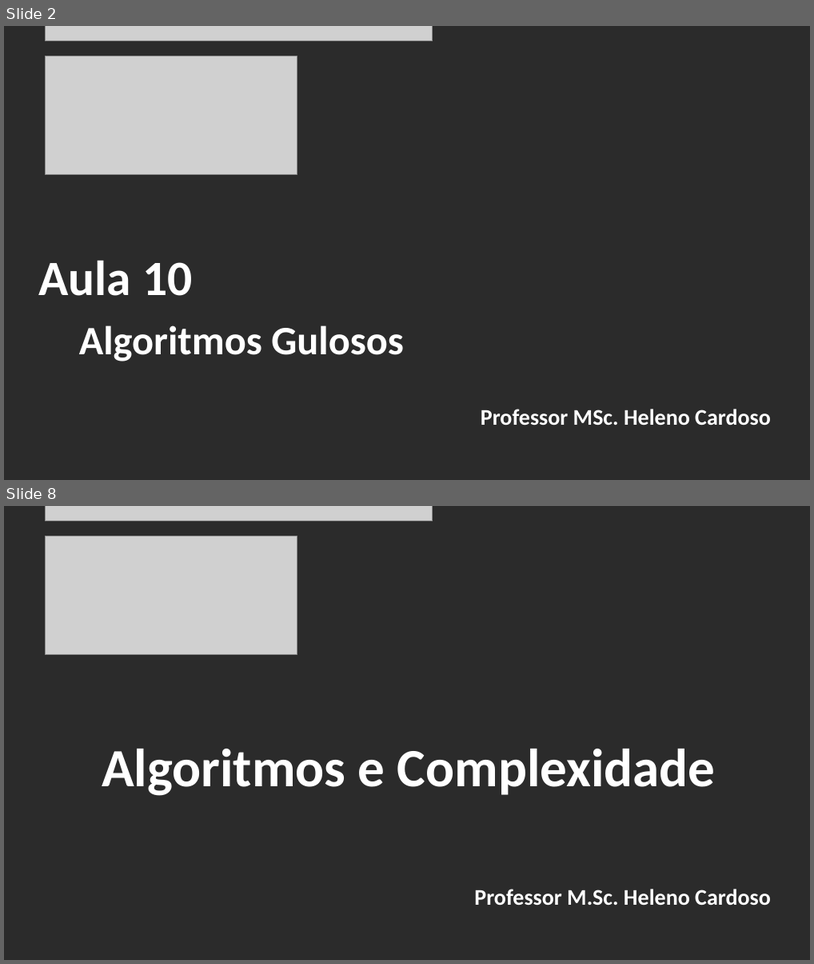
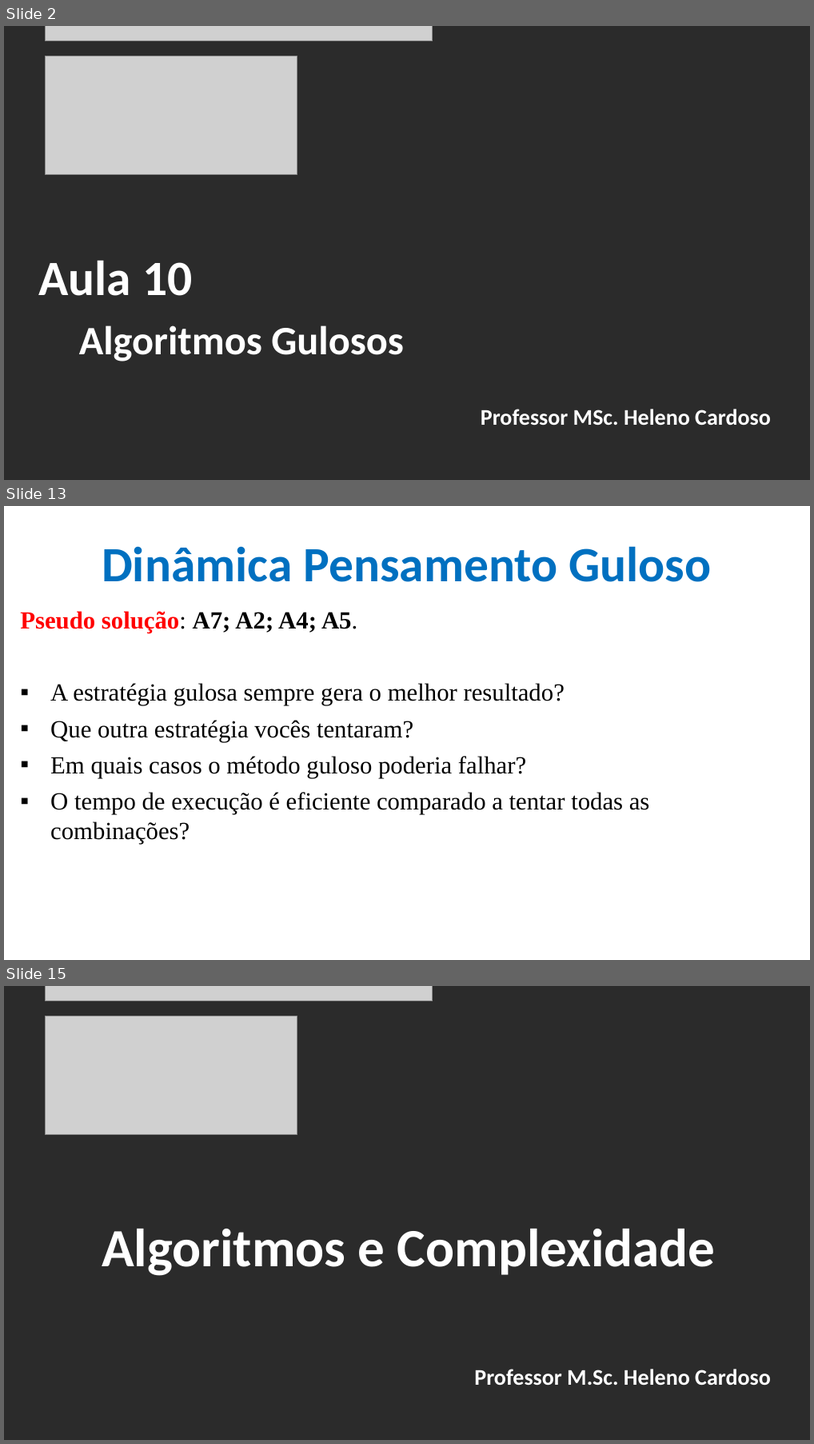
Before and after one commit to CloudEducationBrazil/WydenAlgoritmosEComplexidade, a slide deck: 01 Classes/Aula 10 - Algoritmos e Complexidade - Algoritmos Gulosos.pptx. Shown one above the other, each under a label of ours: slides 2 and 8 before the commit, slides 2, 13 and 15 after it; the slides between them are not shown. The pictures are 814x964 and 814x1444 pixels, drawn with LibreOffice and Linux fonts; fonts in the diff are those of the drawing; grey boxes stand for pictures; background and template pictures are left out; a plain dark background stands for a picture behind light text. Boxes give left, top, right and bottom in pixels: in the first picture for what was removed or moved away, otherwise in the second. Text is boxed around its words. In the diff, an @@ line names an element or a change of style, - is before the commit and + after.

Commit message:
Alg e Compl - Alg Gulosos e Divisão e Conquista 21102025

```diff
--- a/01 Classes/Aula 10 - Algoritmos e Complexidade - Algoritmos Gulosos.pptx
+++ b/01 Classes/Aula 10 - Algoritmos e Complexidade - Algoritmos Gulosos.pptx
@@ slide 13 added at bbox=[4, 506, 810, 960], background picture (left out) @@
@@ title added at bbox=[102, 546, 711, 582], 44 pt, text #0070C0, bold @@
+Dinâmica Pensamento Guloso
@@ text added at bbox=[20, 611, 650, 844], 22 pt, text #000000 @@
+Pseudo solução: A7; A2; A4; A5.
+▪ A estratégia gulosa sempre gera o melhor resultado?
+▪ Que outra estratégia vocês tentaram?
+▪ Em quais casos o método guloso poderia falhar?
+▪ O tempo de execução é eficiente comparado a tentar todas as combinações?
@@ what was slide 8 is now slide 15 @@
```
Also in this commit, not shown: 4 slides changed, 7 other slides added, 1 slide removed, 21 other files.
